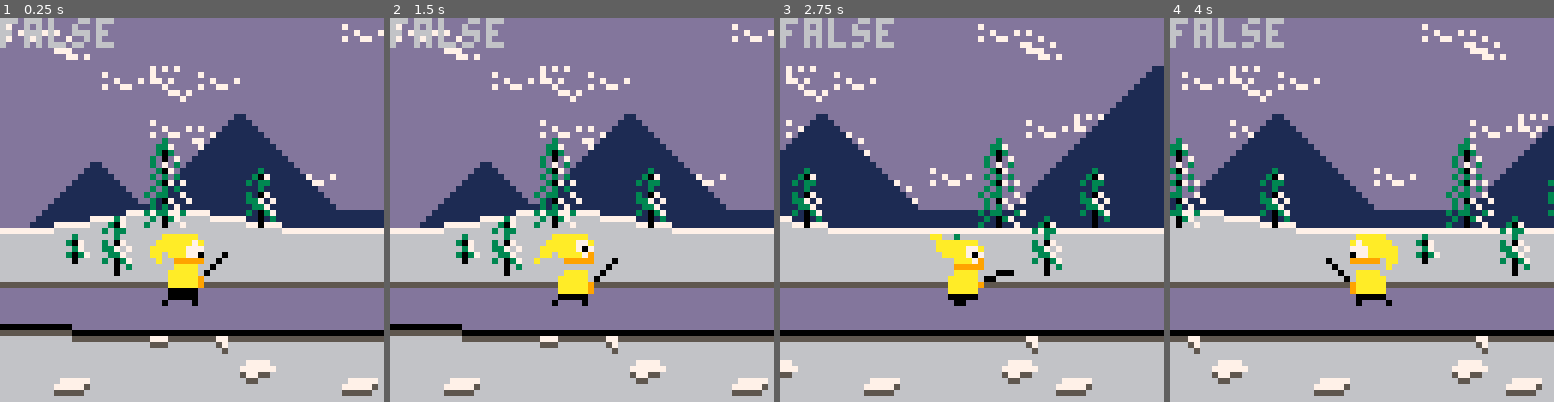
Above: before the commit, frames 1-4 (left to right).
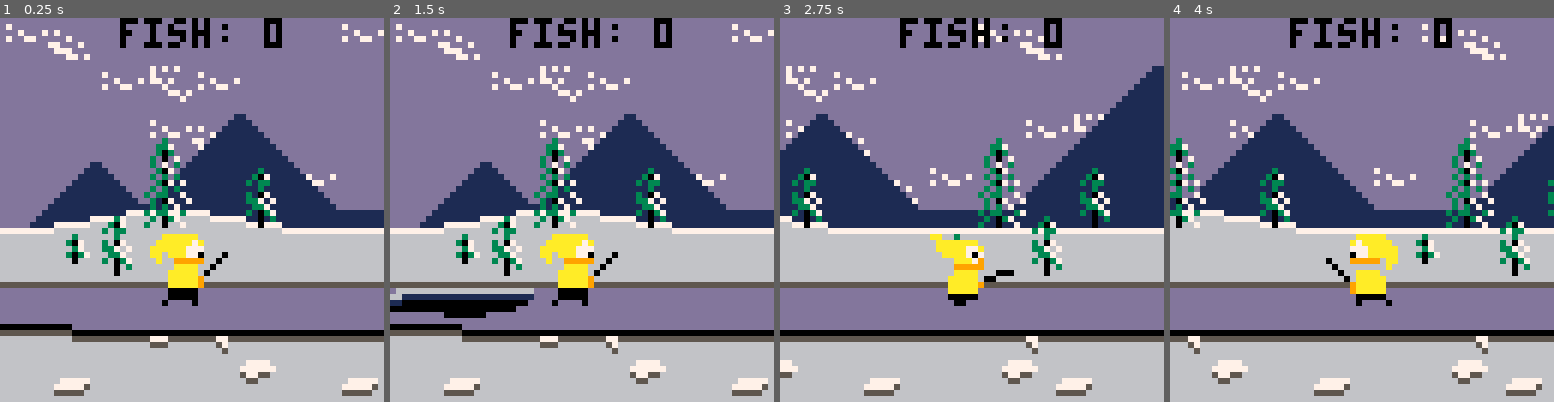
Above: after the commit, the same moments.

Repository: Aeklad/pico8
Game: PICO-8 cartridge fisher.p8
Same seed, same stepped clock (60 frames per second), same inputs: the game is played once before the commit and once after it.
Inputs:
- Up to frame 1 (0.25 s): no input
- Up to frame 2 (1.5 s): tap X (X key) at 0.33, 1.07 s; tap O (Z key) at 0.7 s
- Up to frame 3 (2.75 s): hold Right 1.6-2.1 s; tap O (Z key) at 1.7, 2.1, 2.5 s; tap X (X key) at 1.85 s; hold Up 2.15-2.42 s; hold Right from 2.47 s (still down)
- Up to frame 4 (4 s): tap O (Z key) at 2.9, 3.3, 3.7 s; tap X (X key) at 2.97 s; release Right at 3.03 s; hold Left 3.08-3.58 s; hold Down 3.63-3.97 s

The runs differ from the first frame. In frame 1, 2.4% of the frame differs, in the area x 0-74%, y 0-8%; in frame 2, 5.4%, in the area x 0-74%, y 0-79%; in frame 3, 2.4%; in frame 4, 2.4%.

Commit message:
need to fling fish

Diff:
--- a/fisher.p8
+++ b/fisher.p8
@@ -28,6 +28,7 @@
  c1=0
  c2=0
  typ=1
+ hole_pos={-16,16,-24,24,-32,32,-48,48,-56,56,-64,64,-80,80,-92,92,-128,128,-256,256}
 
  pl = { --player variables
   s=2,
@@ -137,7 +138,7 @@
   c1=1,
   c2=7
  }
- fish={silver,blue,gold,brown,pickerel,piranha,whale}
+ fish={gold,blue,silver,brown,pickerel,piranha,whale}
 
  target = {
   x=32,
@@ -185,7 +186,8 @@
 end
 
 function create_hole(_x)
- typ=flr(rnd(7)+1)
+ if typ>7 then score=0 end
+ typ=score+1 --flr(rnd(7)+1)
  local b = {
   s=97,
   w=3,
@@ -314,13 +316,13 @@
   if collide(hook,f) then
    c1=15
    c2=14
-   if btnp(2) then
+   if btnp(2) or btnp(4) or btnp(5) then
     biting=false
     isfishing=false
     catchfish(f)
    end
   else
-   if btnp(2) then
+   if btnp(2) or btnp(4) or btnp(5) then
     isfishing=false
     biting=false
     lostfish()
@@ -330,8 +332,7 @@
   end
  end
  if catching then
-  f.x=32
-  f.y=10
+  f.y+=1
  end
 
 end
@@ -346,7 +347,7 @@
  catching=false
  holes={}
  hitbox={}
- create_hole(-64+rnd(128))
+ create_hole(pl.x+hole_pos[flr(rnd(20)+1)])
 end
 
 function lostfish()
@@ -375,7 +376,7 @@
   elseif isfishing and inposition then
    fishing()
   elseif catching then
-   animate(pl,32,44,.9,false)
+   animate(pl,32,44,.2,false)
   else
    isfishing=false
    ft=0
@@ -438,7 +439,8 @@
   spr(hl.s,hl.x,hl.y,hl.w,hl.h)
  end
  spr(pl.s,pl.x,pl.y,pl.w,pl.h,flp)
- print(biting)
+ cursor(20,0,0)
+ print("fish: "..score)
 end
 __gfx__
 00000000000000008888888888888888888888888888888888888888888888888888888888888888888888888888888888888888888888888888888888888888
